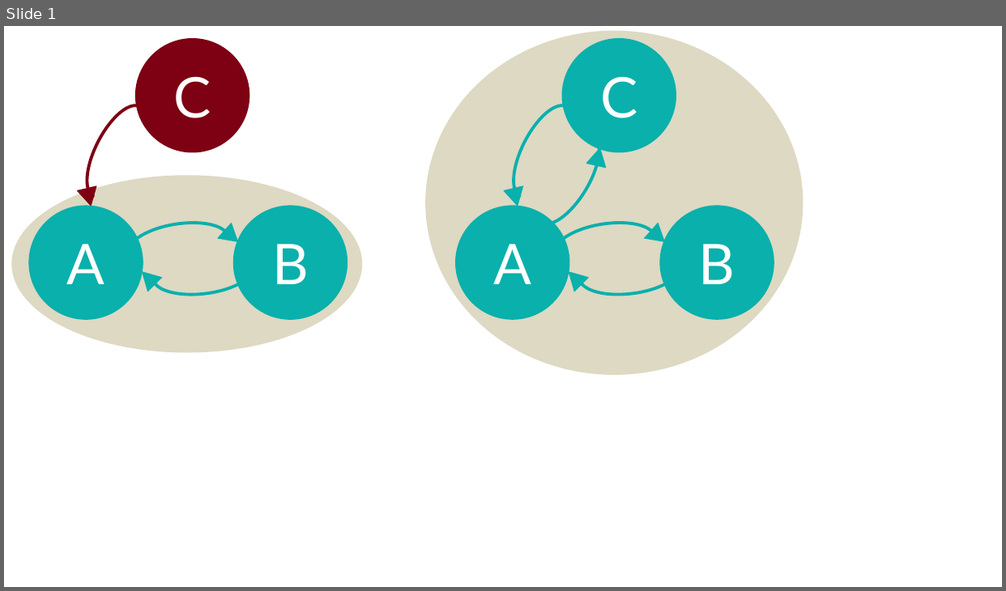
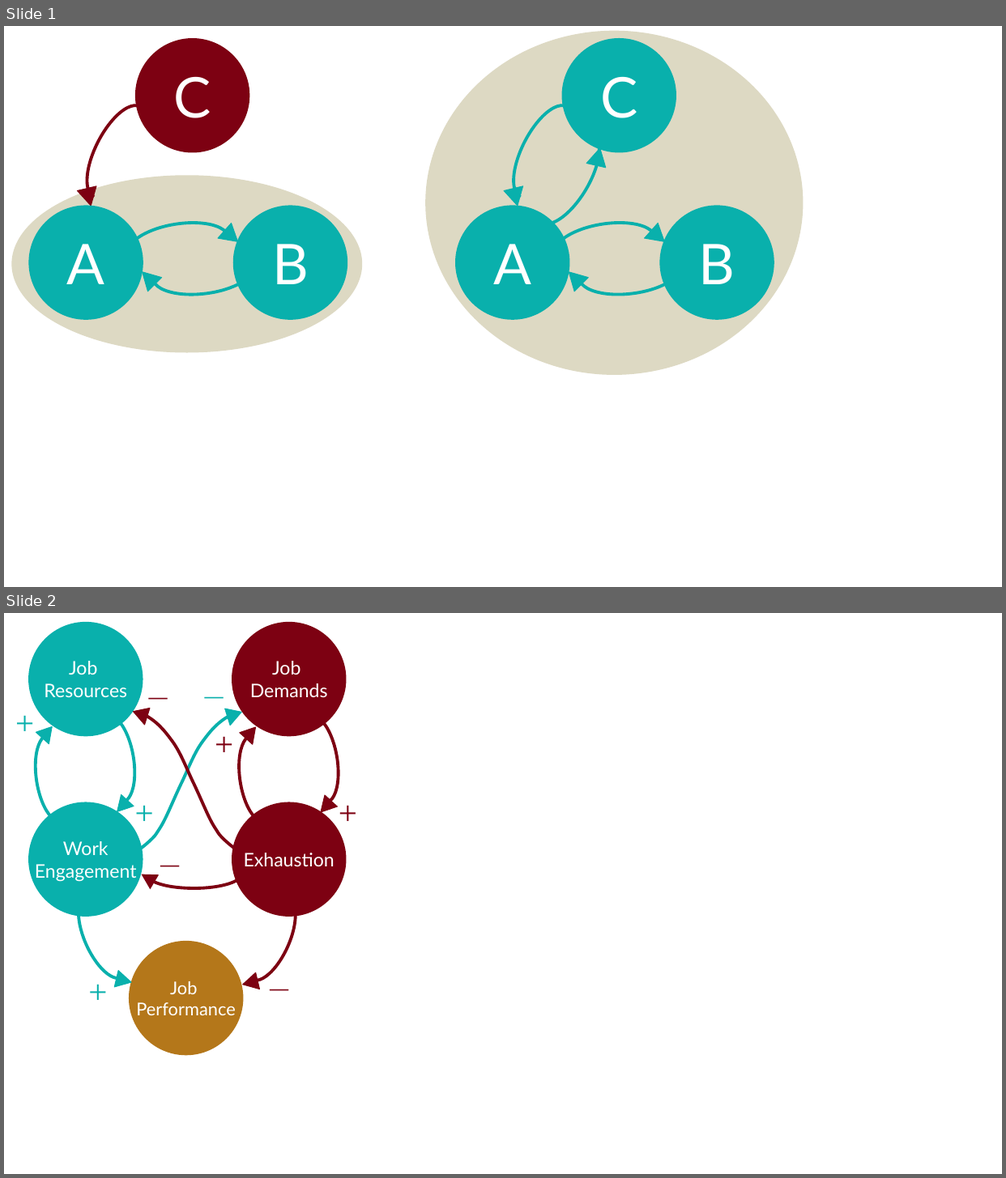
Before and after one commit to kcevers/sdbuildR, a slide deck: vignettes/articles/figs_jdr/sdbuildR_paper.pptx. Shown one above the other, each under a label of ours: slide 1 before the commit, slides 1 and 2 after it. The pictures are 1006x591 and 1006x1178 pixels, drawn with LibreOffice and Linux fonts; fonts in the diff are those of the drawing. Boxes give left, top, right and bottom in pixels: in the first picture for what was removed or moved away, otherwise in the second. Text is boxed around its words. In the diff, an @@ line names an element or a change of style, - is before the commit and + after.

```diff
--- a/vignettes/articles/figs_jdr/sdbuildR_paper.pptx
+++ b/vignettes/articles/figs_jdr/sdbuildR_paper.pptx
@@ slide 2 added at [4,613,1002,1174], background #FFFFFF @@
@@ ellipse added at [29,623,143,736], fill #09B0AC, outline #09B0AC 1.5 pt, 18 pt, text #FFFFFF @@
+Job
+Resources
@@ ellipse added at [232,623,345,736], fill #7D0112, outline #7D0112 1.5 pt, 18 pt, text #FFFFFF @@
+Job
+Demands
@@ text added at [141,666,179,714], 18 pt, text #7D0112, bold @@
+—
@@ text added at [197,680,236,710], 18 pt, text #09B0AC, bold @@
+—
@@ text added at [8,698,40,747], 32 pt, text #09B0AC @@
++
@@ triangle added at [133,708,153,726], fill #7D0112, outline #7D0112 0.75 pt @@
@@ triangle added at [222,709,242,727], fill #09B0AC, outline #09B0AC 0.75 pt @@
@@ triangle added at [36,726,57,747], fill #09B0AC, outline #09B0AC 0.75 pt @@
@@ left bracket added at [108,713,141,803], outline #09B0AC 3 pt @@
@@ freeform shape added at [141,714,232,848], outline #09B0AC 3 pt @@
@@ freeform shape added at [143,714,234,848], outline #7D0112 3 pt @@
@@ text added at [207,718,241,766], 32 pt, text #7D0112 @@
++
@@ triangle added at [240,727,261,747], fill #7D0112, outline #7D0112 0.75 pt @@
@@ left bracket added at [311,713,344,803], outline #7D0112 3 pt @@
@@ left bracket added at [30,735,62,825], outline #09B0AC 3 pt @@
@@ left bracket added at [233,735,265,825], outline #7D0112 3 pt @@
@@ ellipse added at [29,803,143,916], fill #09B0AC, outline #09B0AC 1.5 pt, 18 pt, text #FFFFFF @@
+Work
+Engagement
@@ triangle added at [111,794,134,817], fill #09B0AC, outline #09B0AC 0.75 pt @@
@@ text added at [127,787,160,835], 32 pt, text #09B0AC @@
++
@@ ellipse added at [232,803,345,916], fill #7D0112, outline #7D0112 1.5 pt, 18 pt, text #FFFFFF @@
+Exhaustion
@@ triangle added at [315,794,338,817], fill #7D0112, outline #7D0112 0.75 pt @@
@@ text added at [331,788,364,836], 32 pt, text #7D0112 @@
++
@@ text added at [153,849,191,879], 18 pt, text #7D0112, bold @@
+—
@@ triangle added at [138,867,159,889], fill #7D0112 @@
@@ freeform shape added at [146,873,242,888], outline #7D0112 3 pt @@
@@ left bracket added at [68,897,121,986], outline #09B0AC 3 pt @@
@@ left bracket added at [253,900,306,988], outline #7D0112 3 pt @@
@@ ellipse added at [130,942,243,1054], fill #B4771A, outline #B4771A 1.5 pt, 17 pt, text #FFFFFF @@
+Job
+Performance
@@ text added at [81,967,114,1015], 32 pt, text #09B0AC @@
++
@@ triangle added at [115,970,134,990], fill #09B0AC, outline #09B0AC 0.75 pt @@
@@ triangle added at [241,973,260,993], fill #7D0112, outline #7D0112 0.75 pt @@
@@ text added at [262,973,300,1003], 18 pt, text #7D0112, bold @@
+—
```
Also in this commit, not shown: 5 slides changed, 1 other slide added, 17 other files.
